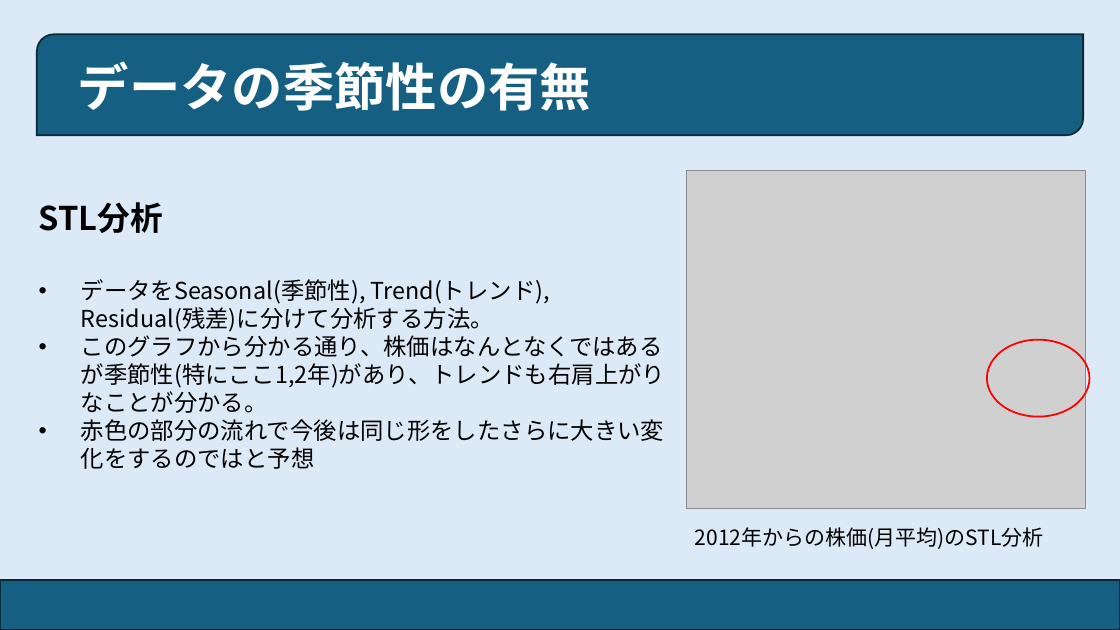
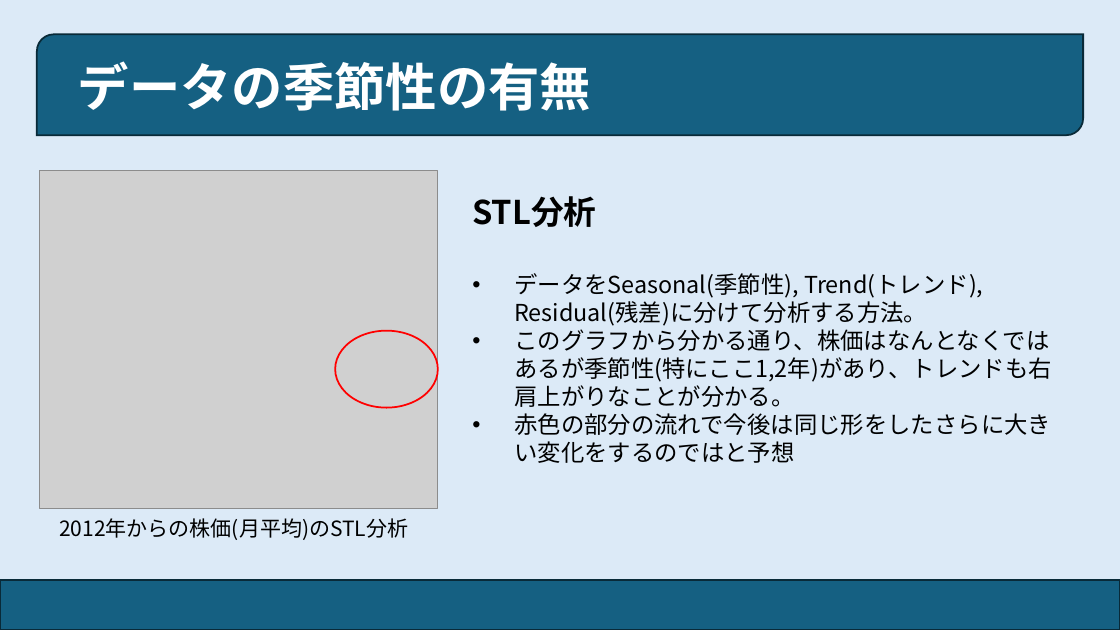
Before and after one commit to Okkyyt/time-series-prediction, a slide deck: slide 3 of submissions/slides/株価予測(プレゼン資料).pptx. Drawn at 1120x630 pixels with LibreOffice and Linux fonts; fonts in the diff are those of the drawing; grey boxes stand for pictures. Boxes give left, top, right and bottom in pixels: in the first picture for what was removed or moved away, otherwise in the second. Text is boxed around its words. In the diff, an @@ line names an element or a change of style, - is before the commit and + after.

```diff
--- a/submissions/slides/株価予測(プレゼン資料).pptx
+++ b/submissions/slides/株価予測(プレゼン資料).pptx
@@ picture moved from (x1=686, y1=171, x2=1085, y2=508) to (x1=39, y1=171, x2=438, y2=508) @@
@@ text "STL分析" rewrapped from (x1=39, y1=202, x2=665, y2=469) to (x1=472, y1=196, x2=1052, y2=463) @@
@@ ellipse moved from (x1=987, y1=339, x2=1090, y2=417) to (x1=335, y1=331, x2=438, y2=408) @@
@@ text "2012年からの株価(月平均)のSTL分析" moved from (x1=695, y1=527, x2=1044, y2=549) to (x1=59, y1=518, x2=408, y2=540) @@
```
Also in this commit, not shown: 3 other slides changed.
